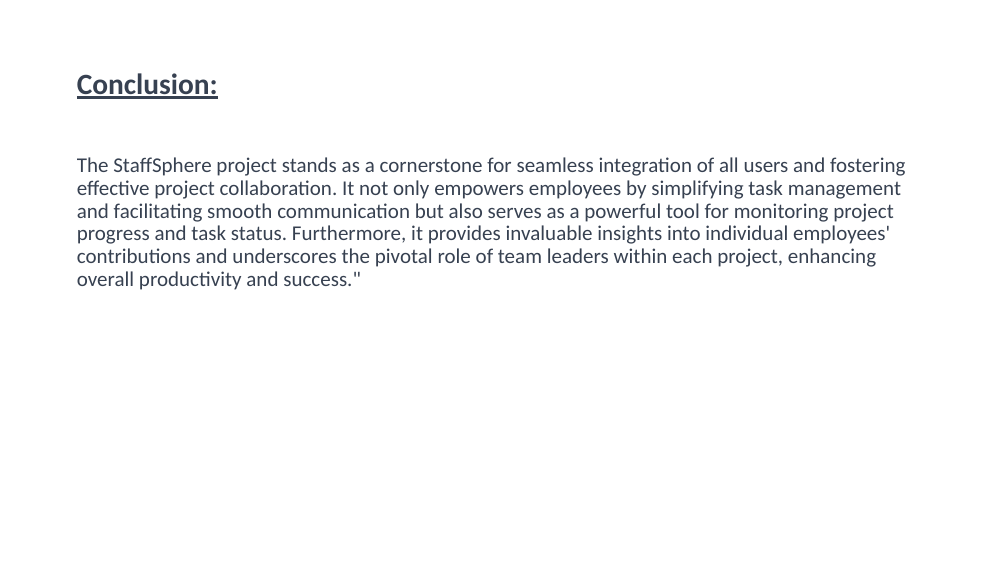
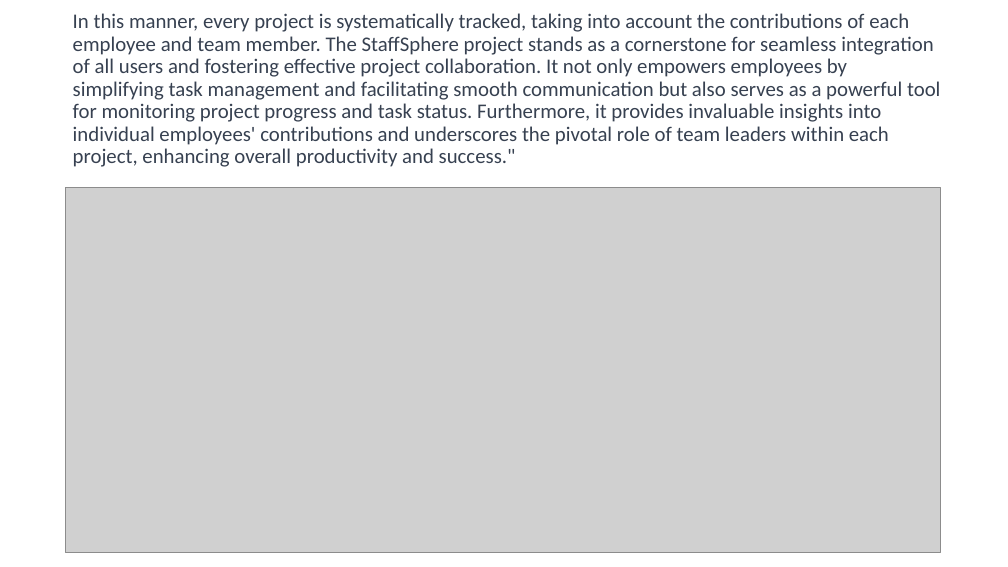
Before and after one commit to farhana2023/HRSystem, a slide deck: slide 40 of StaffSphere.pptx (slide 41 before the commit). Drawn at 1008x567 pixels with LibreOffice and Linux fonts; fonts in the diff are those of the drawing; grey boxes stand for pictures. Boxes give left, top, right and bottom in pixels: in the first picture for what was removed or moved away, otherwise in the second. Text is boxed around its words. In the diff, an @@ line names an element or a change of style, - is before the commit and + after.

```diff
--- a/StaffSphere.pptx
+++ b/StaffSphere.pptx
@@ title "In this manner, every project ..." at bbox=[73, 13, 940, 167]: vertical alignment top to middle @@
@@ title at bbox=[73, 13, 940, 167]: text changed; size 20 to 19.8 pt @@
-The StaffSphere project stands as a cornerstone for seamless integration of all users and fostering effective project collaboration. It not only empowers employees by simplifying task management and facilitating smooth communication but also serves as a powerful tool for monitoring project progress and task status. Furthermore, it provides invaluable insights into individual employees' contributions and underscores the pivotal role of team leaders within each project, enhancing overall productivity and success."
+In this manner, every project is systematically tracked, taking into account the contributions of each employee and team member. The StaffSphere project stands as a cornerstone for seamless integration of all users and fostering effective project collaboration. It not only empowers employees by simplifying task management and facilitating smooth communication but also serves as a powerful tool for monitoring project progress and task status. Furthermore, it provides invaluable insights into individual employees' contributions and underscores the pivotal role of team leaders within each project, enhancing overall productivity and success."
@@ title removed at bbox=[77, 73, 218, 99] @@
-Conclusion:
@@ picture added at bbox=[65, 188, 940, 553] @@
```
Also in this commit, not shown: 38 other slides changed, 1 slide removed, 1 other file.
